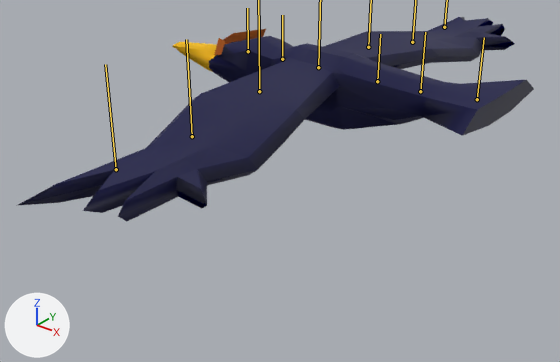
The FBX model 自作ライブラリ/Project1/Resources/FBX/Crow.fbx: old version first, new version second.
Both versions are drawn from a 50 mm lens placed at (0.0977, -0.132, 0.0553), pointed at (-0.0017, -0.0078, -0.0218). The lights are fixed; the arrows at lower left show +X, +Y and +Z. The bones that bend it are drawn over the model as lines.
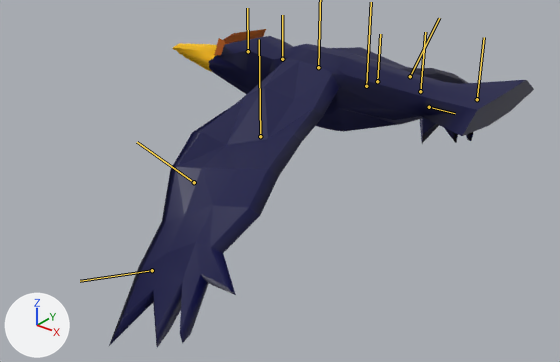
The newer file adds an action. The first version stands in its rest pose; the second is drawn at frame 46 of the action 'VendingMachine'.

Pixel boxes [x1, y1, x2, y2] of what changed, in the pictures (560 x 362 px):
'pCube5', posed (18% narrower, 56% taller): before [16, 17, 534, 221]; after [109, 29, 534, 347]
bone 'joint20', root to tip: before (192, 136) to (186, 39); after (194, 182) to (137, 142)
bone 'joint21', root to tip: before (116, 169) to (105, 64); after (152, 270) to (80, 281)

The edits, one by one:
Bone 'joint19' (bone_joint19) moves from (0.0, 0.0, 0.0) to (0.0, -0.96, 0.0).
Bone 'joint20' (bone_joint20) moves from (0.0, 0.0, 0.0) to (0.0, 0.04, 0.0).
Bone 'joint20' (bone_joint20) turns from (0, 0, 0) to (0, 2, -46) degrees about its own x, y and z.
Bone 'joint21' (bone_joint21) turns from (0, 0, 0) to (-22, 0, 4) degrees about its own x, y and z.
Bone 'joint22' (bone_joint22) moves from (0.0, 0.0, 0.0) to (0.0, -0.96, 0.0).
Bone 'joint23' (bone_joint23) moves from (0.0, 0.0, 0.0) to (0.0, 0.04, 0.0).
Bone 'joint23' (bone_joint23) turns from (0, 0, 0) to (3, 0, -43) degrees about its own x, y and z.
Bone 'joint24' (bone_joint24) turns from (0, 0, 0) to (69, 0, 0) degrees about its own x, y and z.
